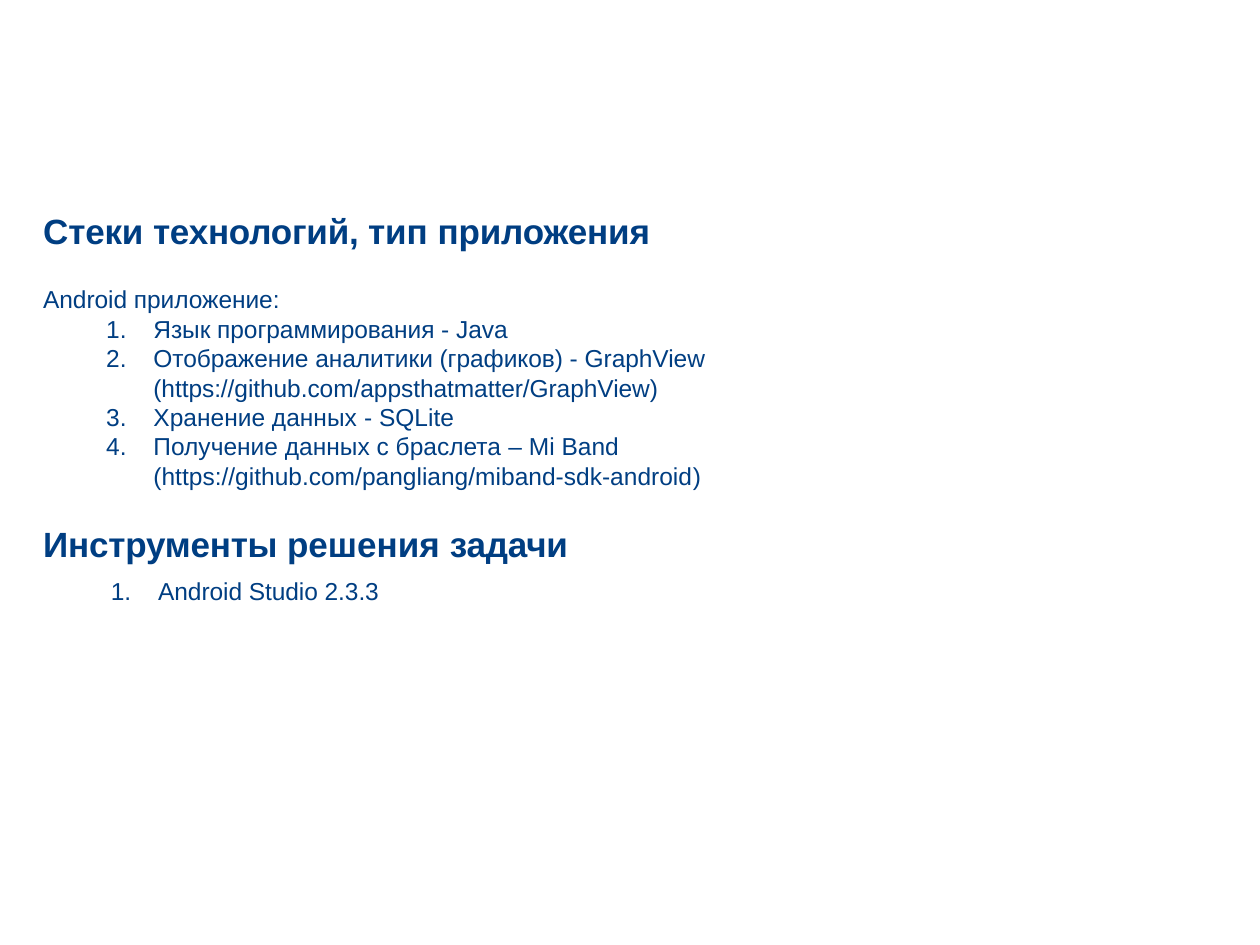
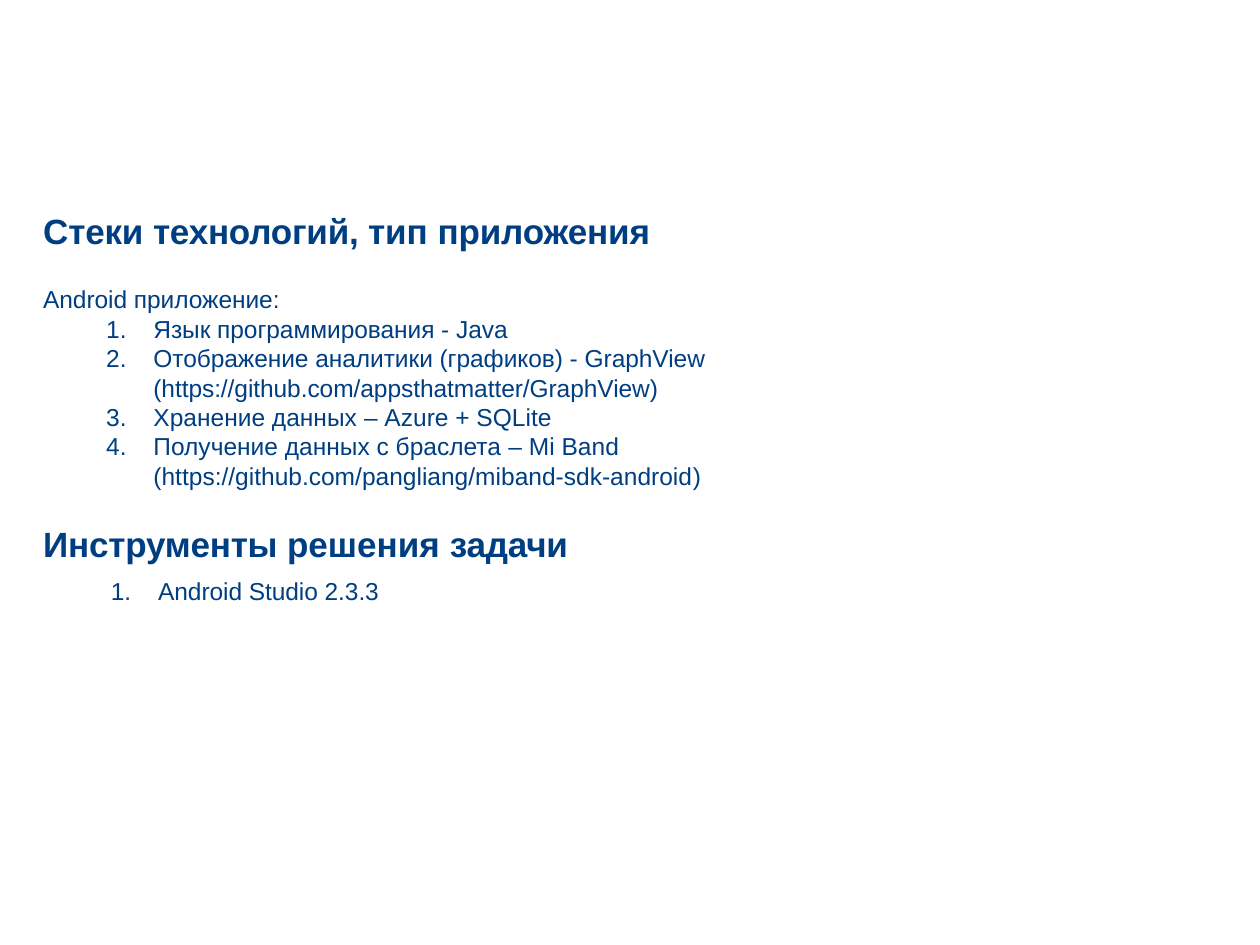
Before and after one commit to arepina/MomAndBaby, a slide deck: slide 8 of docs/Presentation.pptx. Drawn at 1260x945 pixels with LibreOffice and Linux fonts; fonts in the diff are those of the drawing; background and template pictures are left out. Boxes give left, top, right and bottom in pixels: in the first picture for what was removed or moved away, otherwise in the second. Text is boxed around its words. In the diff, an @@ line names an element or a change of style, - is before the commit and + after.

```diff
--- a/docs/Presentation.pptx
+++ b/docs/Presentation.pptx
@@ text at (153,408,551,431): text changed @@
-  3. Хранение данных - SQLite
+  3. Хранение данных – Azure + SQLite
```
Also in this commit, not shown: 20 other files.
